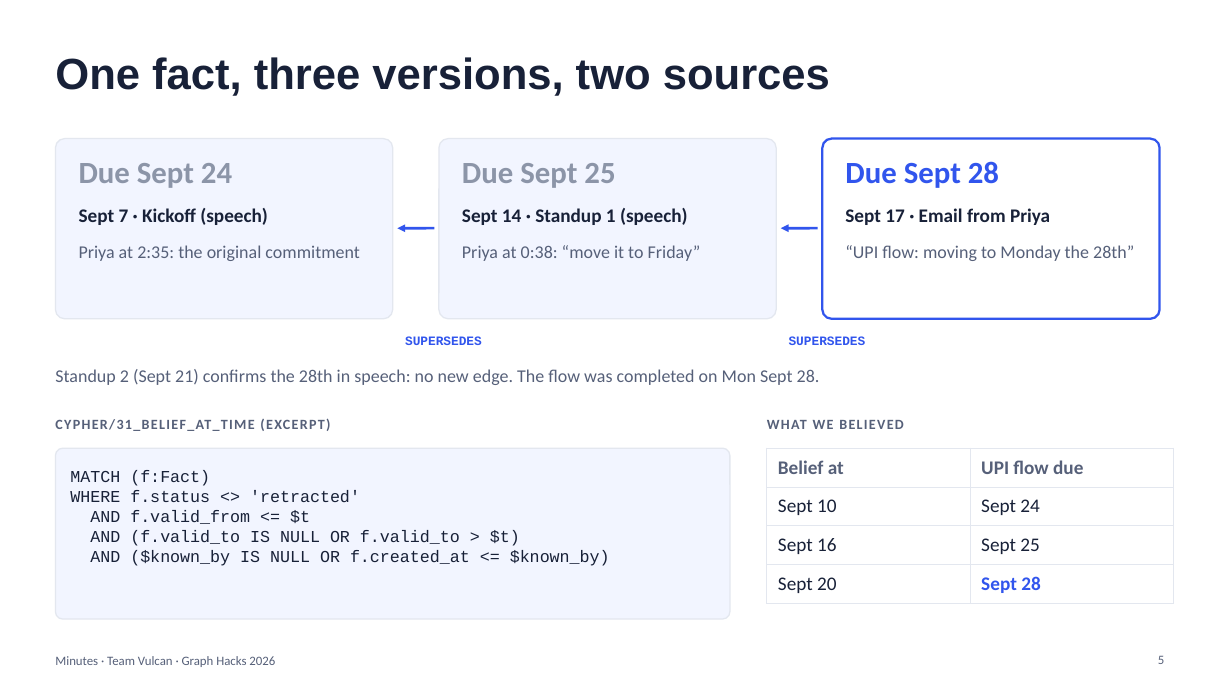
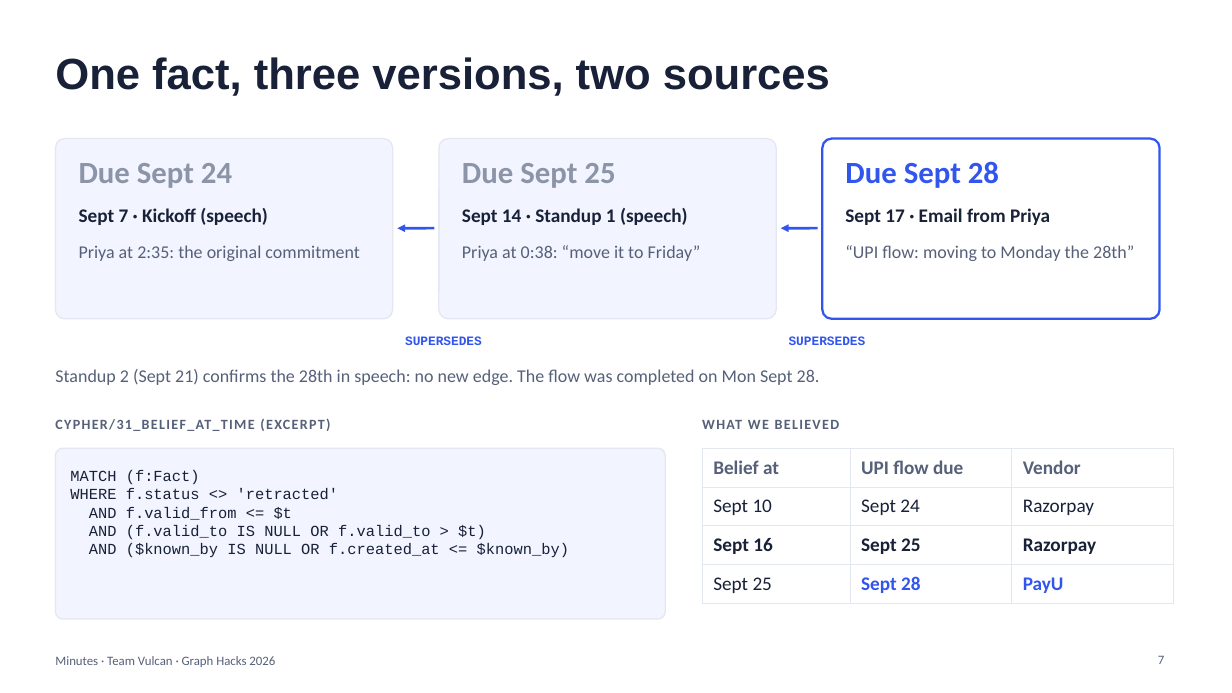
Before and after one commit to PDGamerSG/minutes-falkordb, a slide deck: slide 7 of docs/pitch/minutes-pitch.pptx (slide 5 before the commit). Drawn at 1232x693 pixels with LibreOffice and Linux fonts; fonts in the diff are those of the drawing. Boxes give left, top, right and bottom in pixels: in the first picture for what was removed or moved away, otherwise in the second. Text is boxed around its words. In the diff, an @@ line names an element or a change of style, - is before the commit and + after.

```diff
--- a/docs/pitch/minutes-pitch.pptx
+++ b/docs/pitch/minutes-pitch.pptx
@@ text "WHAT WE BELIEVED": place and size @@
-text "WHAT WE BELIEVED" at (767, 420, 904, 429)
+text "WHAT WE BELIEVED" at (702, 420, 840, 429)
@@ rounded rectangle "MATCH (f:Fact)": place and size @@
-rounded rectangle "MATCH (f:Fact)" at (55, 448, 730, 619)
+rounded rectangle "MATCH (f:Fact)" at (55, 448, 665, 619)
@@ rounded rectangle "MATCH (f:Fact)" at (55, 448, 665, 619): size 13 to 12 pt @@
@@ table at (702, 448, 1174, 597) @@
-column 1, row 4: Sept 20
+column 1, row 4: Sept 25
+column 3: Vendor | Razorpay | Razorpay | PayU
@@ table: place and size @@
-table at (767, 448, 1174, 597)
+table at (702, 448, 1174, 597)
@@ page number at (1158, 656, 1164, 664): text changed @@
-5
+7
```
Also in this commit, not shown: 6 other slides changed, 4 slides added, 4 slides removed, 3 other files.
